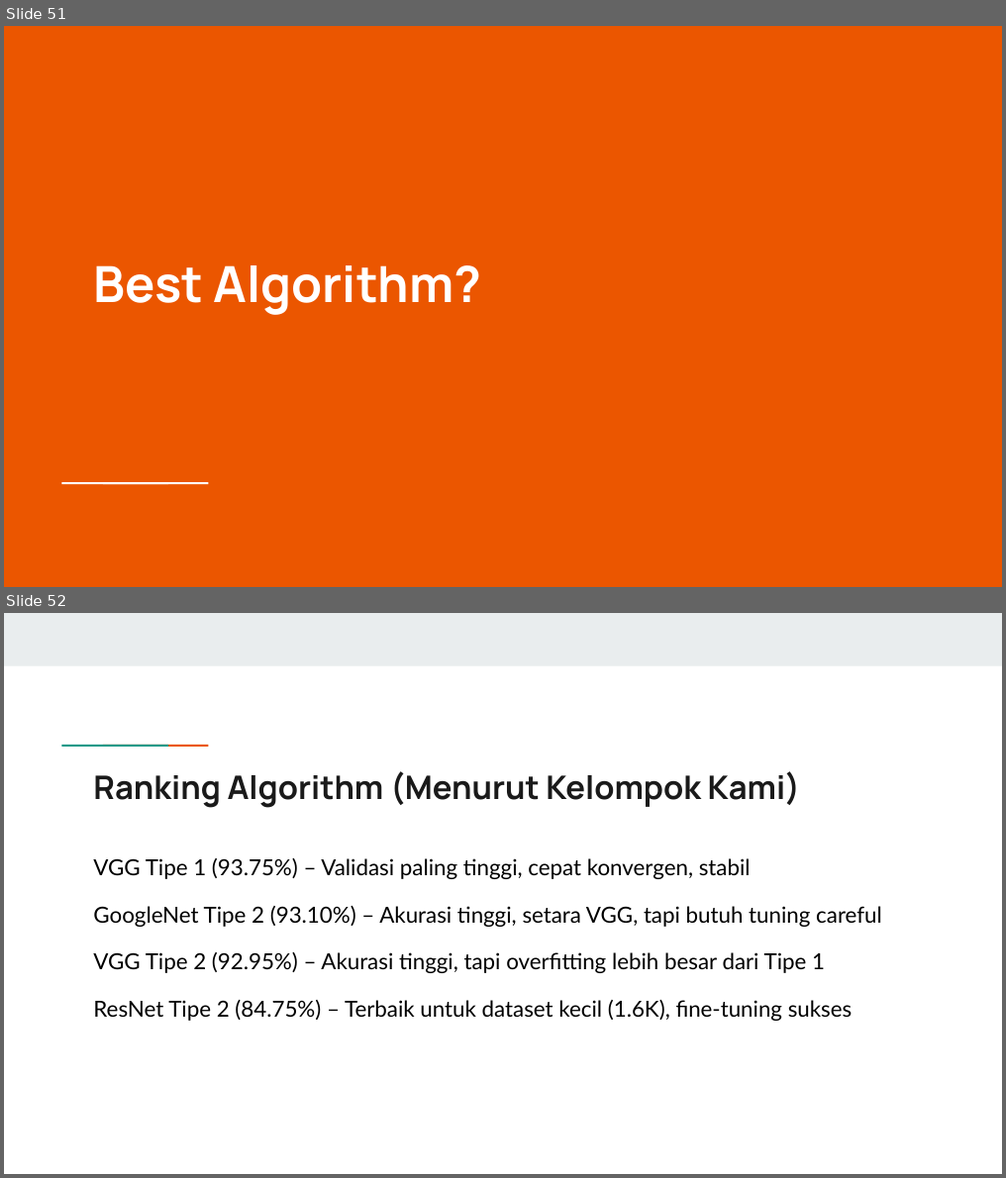
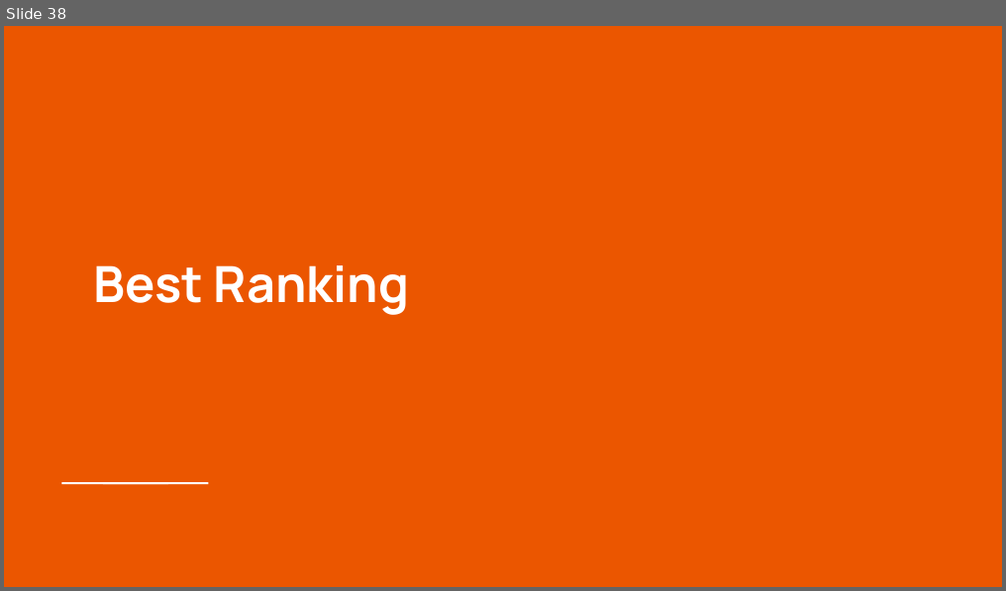
Before and after one commit to RepoGarage/federico-cv2, a slide deck: VISI_KOMPUTER_TRY_ALGORITHM.pptx. Shown one above the other, each under a label of ours: slides 51 and 52 before the commit, slide 38 after it. The pictures are 1006x1178 and 1006x591 pixels, drawn with LibreOffice and Linux fonts; fonts in the diff are those of the drawing. Boxes give left, top, right and bottom in pixels: in the first picture for what was removed or moved away, otherwise in the second. Text is boxed around its words. In the diff, an @@ line names an element or a change of style, - is before the commit and + after.

```diff
--- a/VISI_KOMPUTER_TRY_ALGORITHM.pptx
+++ b/VISI_KOMPUTER_TRY_ALGORITHM.pptx
@@ slide 52 removed at (4, 613, 1002, 1174), background #FFFFFF @@
@@ rectangle removed at (4, 613, 1002, 665) @@
@@ rectangle removed at (95, 743, 136, 748) @@
@@ rectangle removed at (135, 743, 175, 748) @@
@@ title removed at (93, 771, 801, 808) @@
-Ranking Algorithm (Menurut Kelompok Kami)
@@ text removed at (93, 859, 882, 1021) @@
-VGG Tipe 1 (93.75%) – Validasi paling tinggi, cepat konvergen, stabil
-GoogleNet Tipe 2 (93.10%) – Akurasi tinggi, setara VGG, tapi butuh tuning careful
-VGG Tipe 2 (92.95%) – Akurasi tinggi, tapi overfitting lebih besar dari Tipe 1
-ResNet Tipe 2 (84.75%) – Terbaik untuk dataset kecil (1.6K), fine-tuning sukses
@@ what was slide 51 is now slide 38 @@
@@ slide 38 changed as well @@
@@ title at (93, 266, 410, 315): text changed @@
-Best Algorithm?
+Best Ranking
```
Also in this commit, not shown: 7 other slides changed, 31 slides added, 43 other slides removed, 15 other files.
